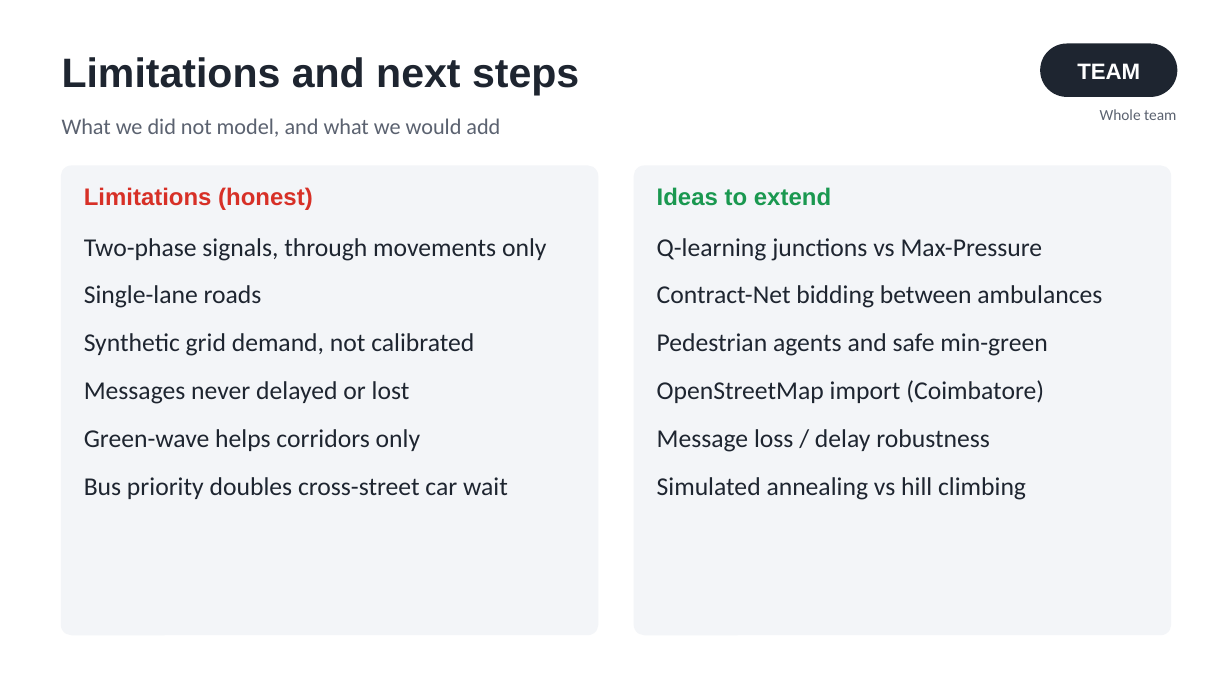
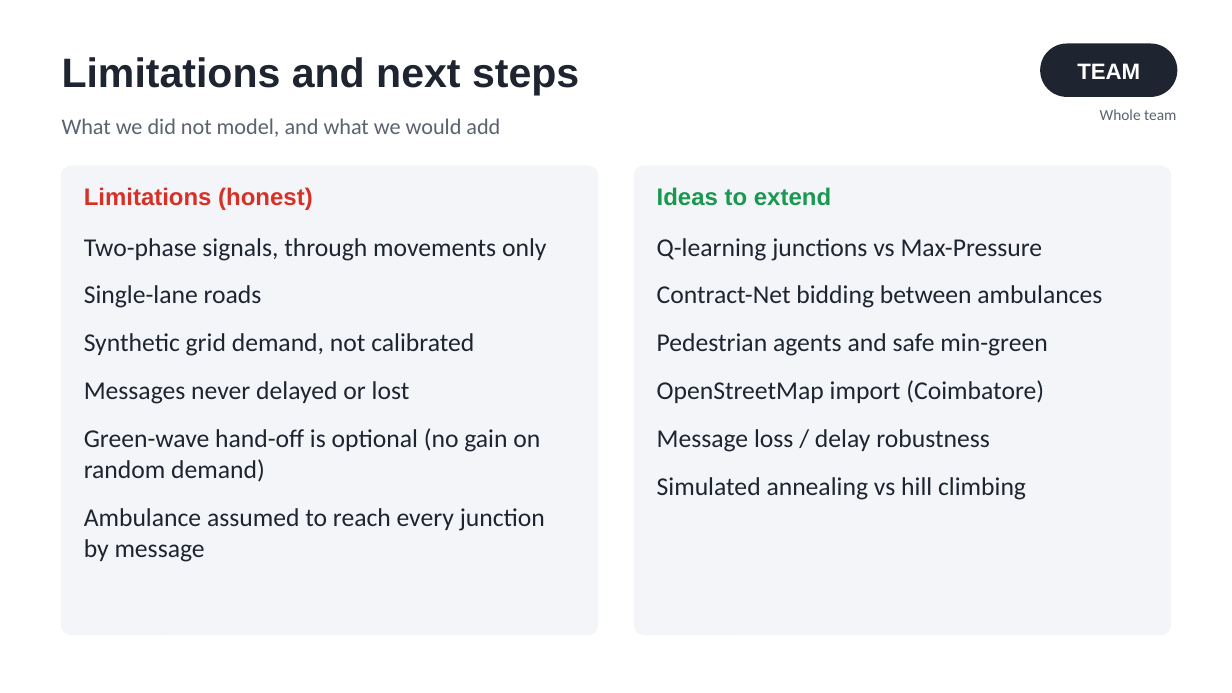
Before and after one commit to Radha-Krishna-19/foai, a slide deck: slide 19 of deliverables/STMS_Presentation.pptx. Drawn at 1232x693 pixels with LibreOffice and Linux fonts; fonts in the diff are those of the drawing. Boxes give left, top, right and bottom in pixels: in the first picture for what was removed or moved away, otherwise in the second. Text is boxed around its words. In the diff, an @@ line names an element or a change of style, - is before the commit and + after.

Commit message:
STMS: conventional vs ours demo, ambulance, team split

```diff
--- a/deliverables/STMS_Presentation.pptx
+++ b/deliverables/STMS_Presentation.pptx
@@ text at [84, 428, 545, 562]: text changed @@
-Green-wave helps corridors only
-Bus priority doubles cross-street car wait
+Green-wave hand-off is optional (no gain on random demand)
+Ambulance assumed to reach every junction by message
```
Also in this commit, not shown: 8 other slides changed, 37 other files.
